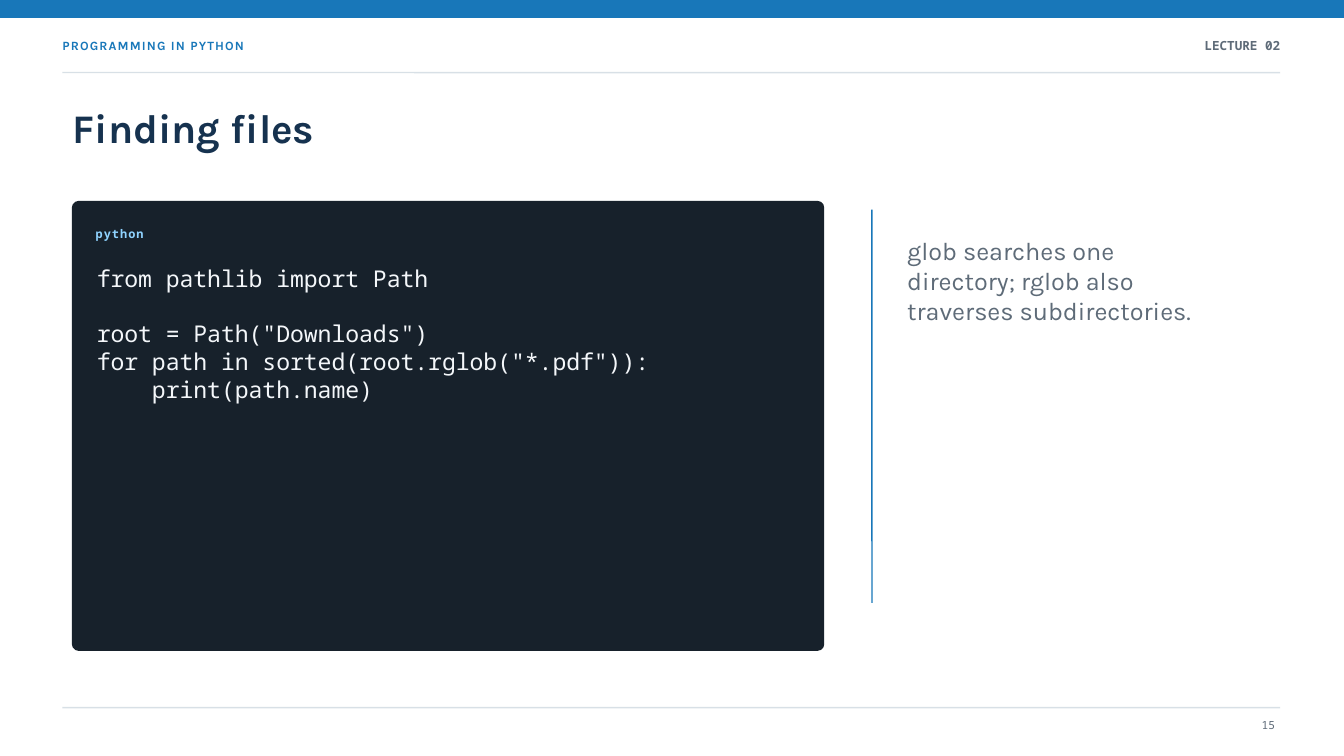
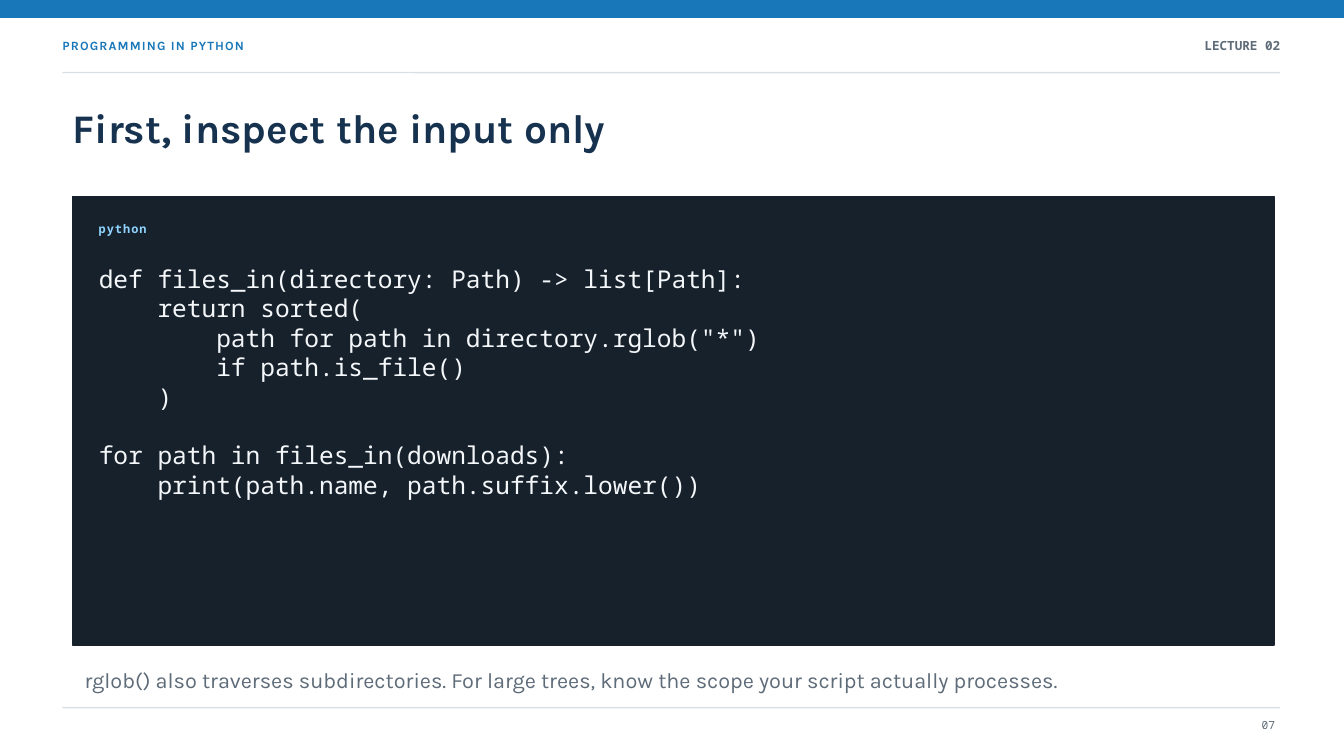
Before and after one commit to marek-horvath/python, a slide deck: slide 7 of presentations/02-skriptovanie-automatizacia.en.pptx (slide 15 before the commit). Drawn at 1344x756 pixels with LibreOffice and Linux fonts; fonts in the diff are those of the drawing. Boxes give left, top, right and bottom in pixels: in the first picture for what was removed or moved away, otherwise in the second. Text is boxed around its words. In the diff, an @@ line names an element or a change of style, - is before the commit and + after.

```diff
--- a/presentations/02-skriptovanie-automatizacia.en.pptx
+++ b/presentations/02-skriptovanie-automatizacia.en.pptx
@@ text at [73,114,605,153]: text changed @@
-Finding files
+First, inspect the input only
@@ rectangle: place and size @@
-rectangle at [73,202,824,650]
+rectangle at [73,197,1274,645]
@@ rectangle at [73,197,1274,645]: rounded rectangle to rectangle @@
@@ text "python": place and size @@
-text "python" at [96,229,144,241]
+text "python" at [99,224,147,236]
@@ line removed from (872, 210) to (872, 603) @@
@@ text at [99,269,760,500]: text changed; size 16.5 to 17.5 pt @@
-from pathlib import Path
-root = Path("Downloads")
-for path in sorted(root.rglob("*.pdf")):
-print(path.name)
+def files_in(directory: Path) -> list[Path]:
+return sorted(
+path for path in directory.rglob("*")
+if path.is_file()
+)
+for path in files_in(downloads):
+print(path.name, path.suffix.lower())
@@ text removed at [907,243,1191,321] @@
-glob searches one directory; rglob also traverses subdirectories.
@@ text added at [85,672,1058,694], 15.5 pt, text #5E6B78 @@
+rglob() also traverses subdirectories. For large trees, know the scope your script actually processes.
@@ text at [1262,721,1275,729]: text changed @@
-15
+07
```
Also in this commit, not shown: 16 other slides changed, 8 slides added, 17 slides removed, 2 other files.
